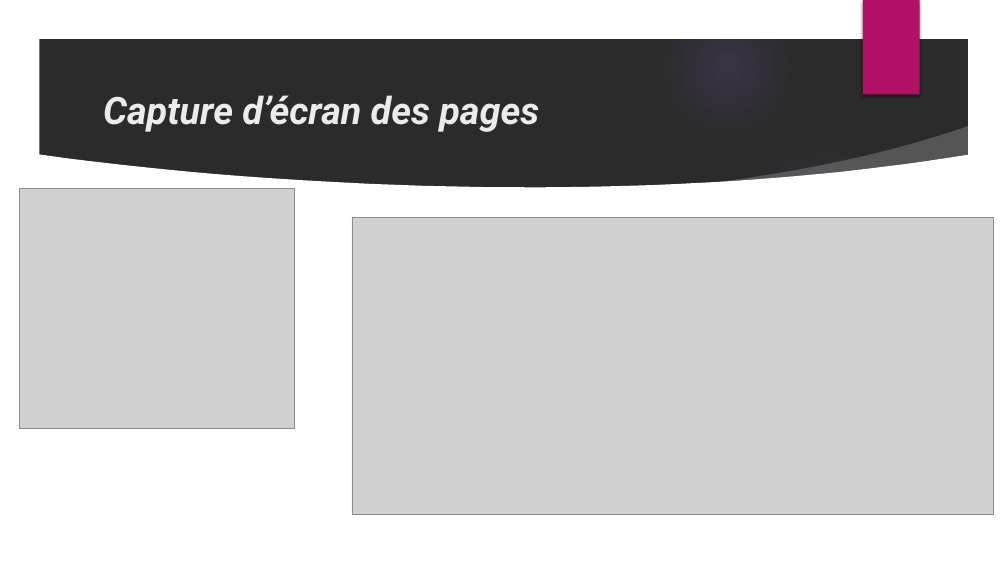
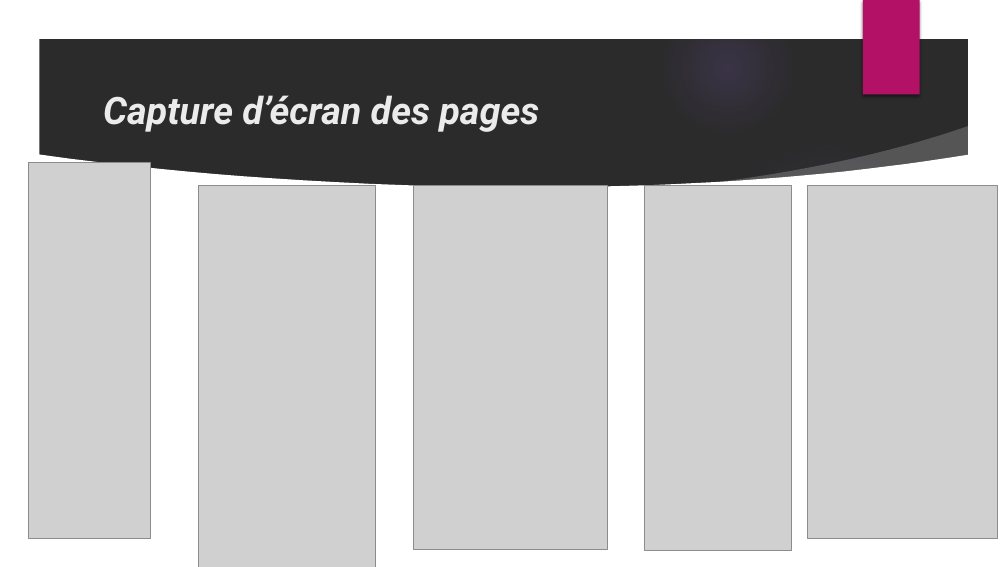
Before and after one commit to ndeyesokhnacisse212/cisse_ndeye_sokhna_AfriTalent, a slide deck: slide 6 of Cisse_Ndeye_Sokhna_Presentation.pptx. Drawn at 1008x567 pixels with LibreOffice and Linux fonts; fonts in the diff are those of the drawing; grey boxes stand for pictures; background and template pictures are left out; a plain dark background stands for a picture behind light text. Boxes give left, top, right and bottom in pixels: in the first picture for what was removed or moved away, otherwise in the second. Text is boxed around its words. In the diff, an @@ line names an element or a change of style, - is before the commit and + after.

```diff
--- a/Cisse_Ndeye_Sokhna_Presentation.pptx
+++ b/Cisse_Ndeye_Sokhna_Presentation.pptx
@@ picture: place and size @@
-picture at bbox=[20, 188, 294, 428]
+picture at bbox=[28, 163, 150, 538]
@@ picture added at bbox=[198, 185, 375, 567] @@
@@ picture added at bbox=[413, 185, 607, 549] @@
@@ picture added at bbox=[645, 185, 792, 551] @@
@@ picture added at bbox=[808, 185, 998, 538] @@
@@ picture removed at bbox=[352, 218, 994, 514] @@
```
Also in this commit, not shown: 8 other slides changed, 2 slides added, 2 slides removed, 1 other file.
